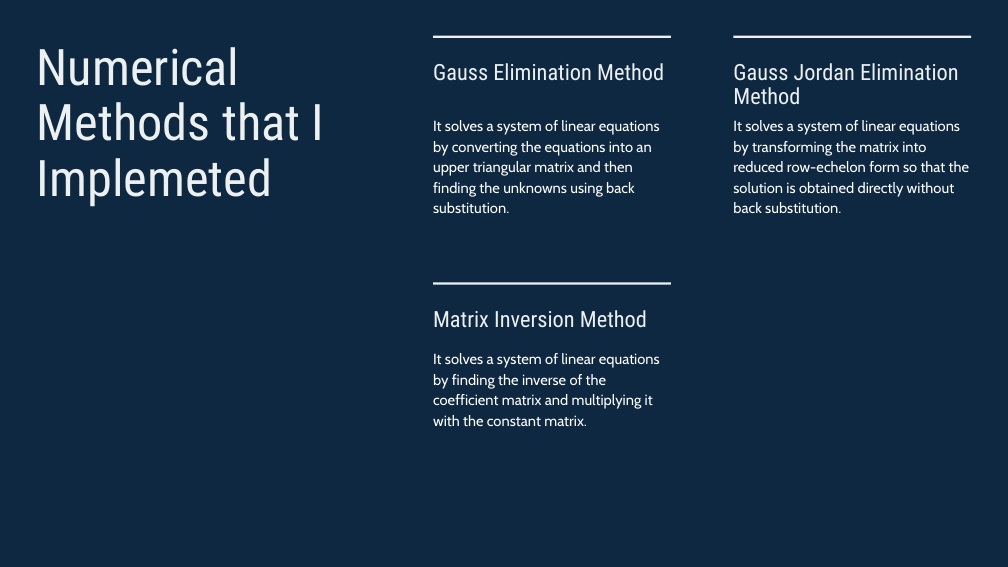
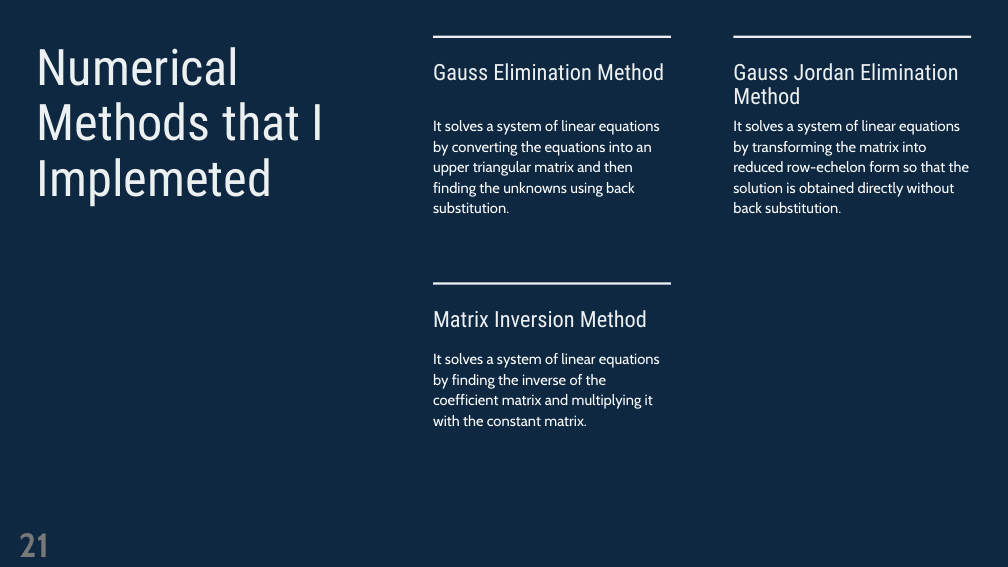
Before and after one commit to Sakib-008/Numerical-Lab-Project, a slide deck: slide 21 of Numerical Presentation (Final).pptx. Drawn at 1008x567 pixels with LibreOffice and Linux fonts; fonts in the diff are those of the drawing. Boxes give left, top, right and bottom in pixels: in the first picture for what was removed or moved away, otherwise in the second. Text is boxed around its words. In the diff, an @@ line names an element or a change of style, - is before the commit and + after.

```diff
--- a/Numerical Presentation (Final).pptx
+++ b/Numerical Presentation (Final).pptx
@@ page number added at bbox=[19, 533, 49, 557], 32 pt, text #797979, bold @@
+21
```
Also in this commit, not shown: 20 other slides changed, 5 slides added, 4 slides removed.
